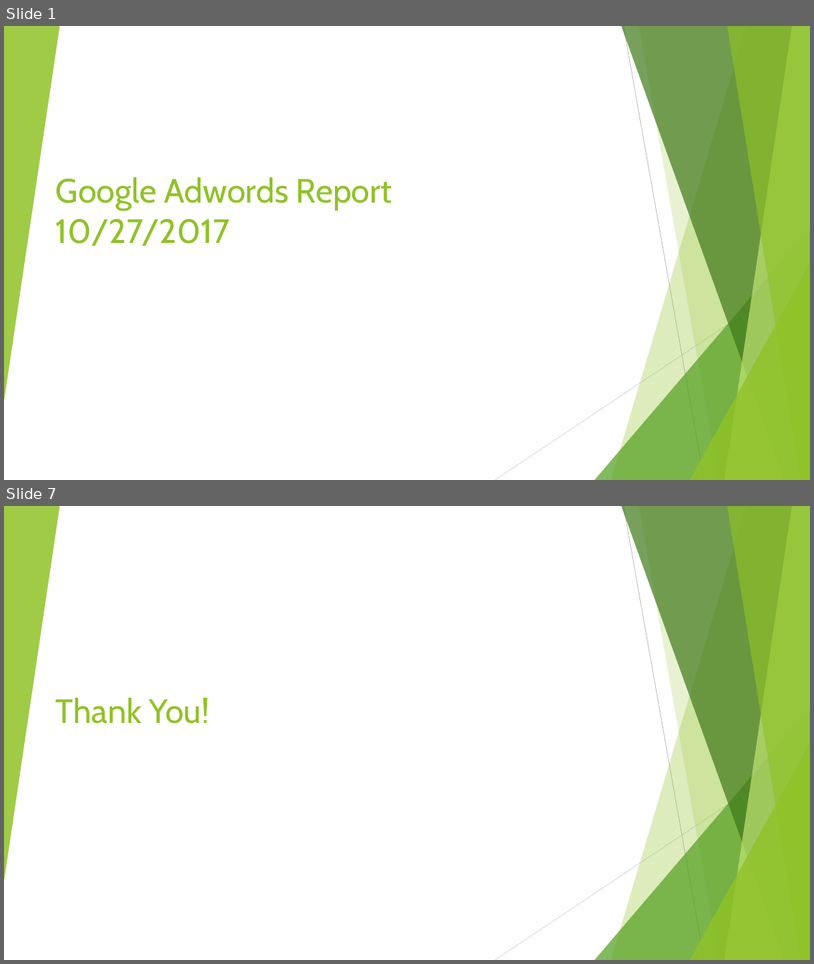
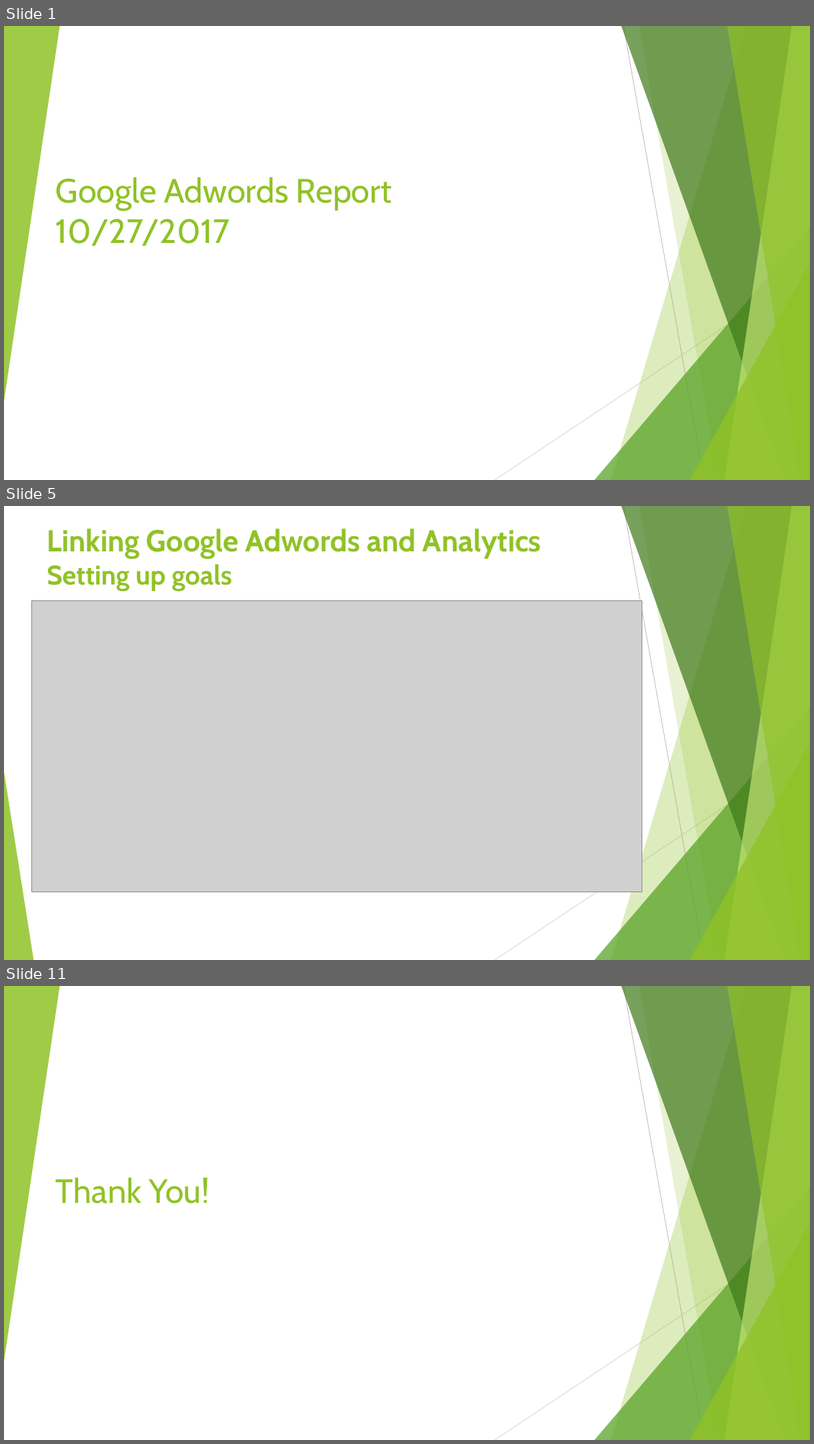
Before and after one commit to Felix9431/SEM, a slide deck: GoogleAdwords_Reports/10-27-2017_Adwords-Reeport.pptx. Shown one above the other, each under a label of ours: slides 1 and 7 before the commit, slides 1, 5 and 11 after it; the slides between them are not shown. The pictures are 814x964 and 814x1444 pixels, drawn with LibreOffice and Linux fonts; fonts in the diff are those of the drawing; grey boxes stand for pictures. Boxes give left, top, right and bottom in pixels: in the first picture for what was removed or moved away, otherwise in the second. Text is boxed around its words. In the diff, an @@ line names an element or a change of style, - is before the commit and + after.

```diff
--- a/GoogleAdwords_Reports/10-27-2017_Adwords-Reeport.pptx
+++ b/GoogleAdwords_Reports/10-27-2017_Adwords-Reeport.pptx
@@ slide 5 added at [4,506,810,960], background #FFFFFF; not listed: 9 template elements that a slide beside it also shows @@
@@ title added at [47,528,542,590], 36 pt, text #90C226, bold @@
+Linking Google Adwords and Analytics
+Setting up goals
@@ picture added at [31,600,642,891] @@
@@ triangle added at [4,772,34,960], fill #90C226 at 85% opacity @@
@@ what was slide 7 is now slide 11 @@
```
Also in this commit, not shown: 4 slides changed, 4 other slides added, 1 slide removed.
